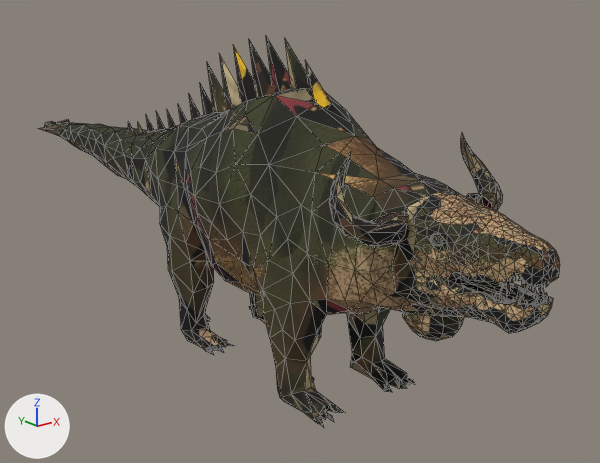
Two versions of the glTF model games/bushed/public/assets/models/creatures/cryptids/hodag.glb, one commit apart.
Rendered twice from a 50 mm lens placed at (-1.535, -2.068, 1.238), pointed at (0.22, 0.125, 0.361). The lights are fixed; the arrows at lower left show +X, +Y and +Z. The older version comes first. Mesh edges are drawn as thin lines. Vertices at exactly the same position are counted once.

In view in the first picture: 'hodag_mesh'.
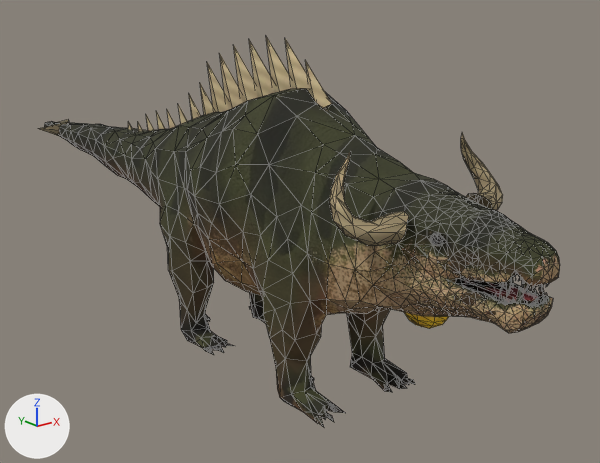
Boxes [x1, y1, x2, y2] around the edits, measured in the pictures (600 x 463 px; the box of a moved part takes in the faces that stretch with it):
part 1 of me_baurusuchus_material_001_0_005, moved or reshaped
    before: [402, 312, 464, 341]
    after: [404, 312, 449, 329]
part 2 of me_baurusuchus_material_001_0_005, surface changed
    both: [40, 36, 560, 427]

What the commit changed:
me_baurusuchus_material_001_0_005 has 1869 vertices, 3629 faces and spans x -0.28..0.28, y -1.05..1.79, z 0.0..1.05.
me_baurusuchus_material_001_0_005 is used by ob_hodag_mesh; location (0.0, 0.0, 0.0).
me_baurusuchus_material_001_0_005 part 1: the loose piece of 62 vertices spanning x -0.08..0.07, y -0.8..-0.62, z 0.32..0.43 is scaled about its middle by (0.827, 0.833, 0.818), then moved by (0.0, 0.02, 0.02).
me_baurusuchus_material_001_0_005 part 2: 3008 kept faces spanning x -0.28..0.28, y -1.05..1.79, z 0.0..1.05 get new texture (UV) coordinates.
